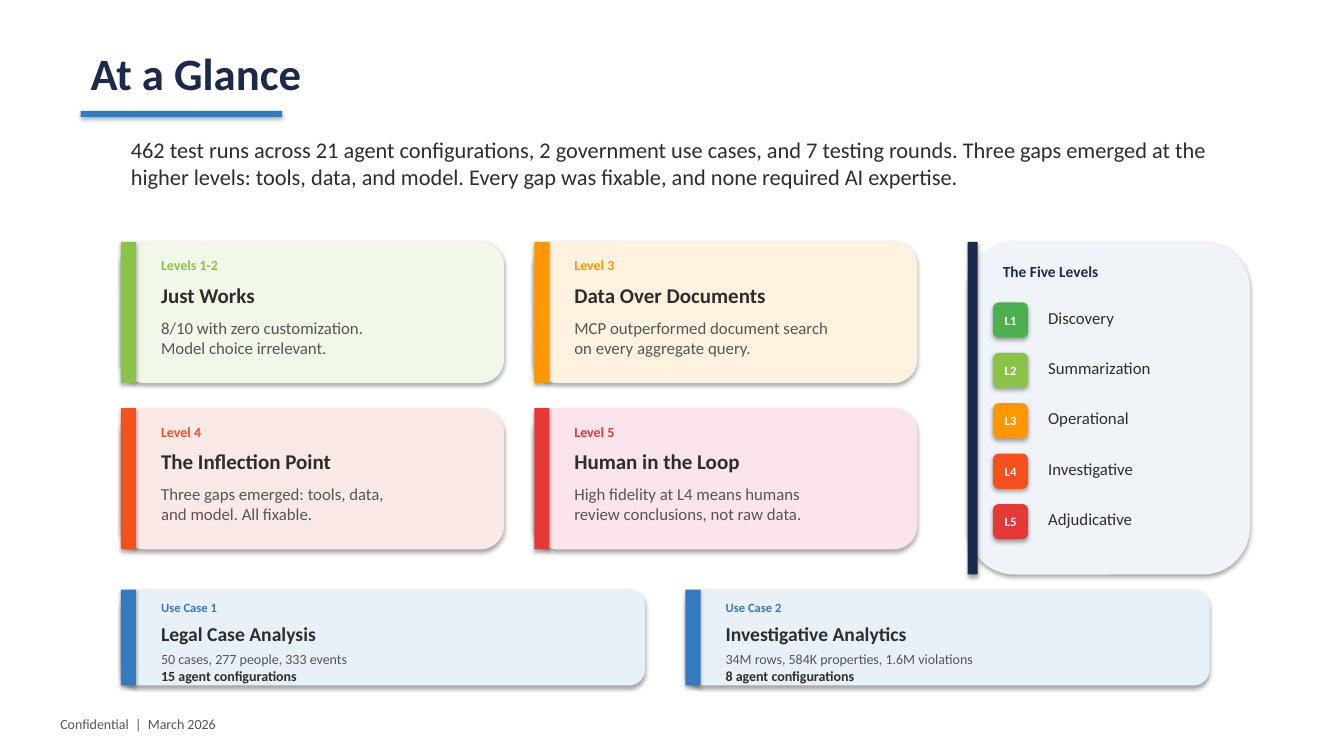
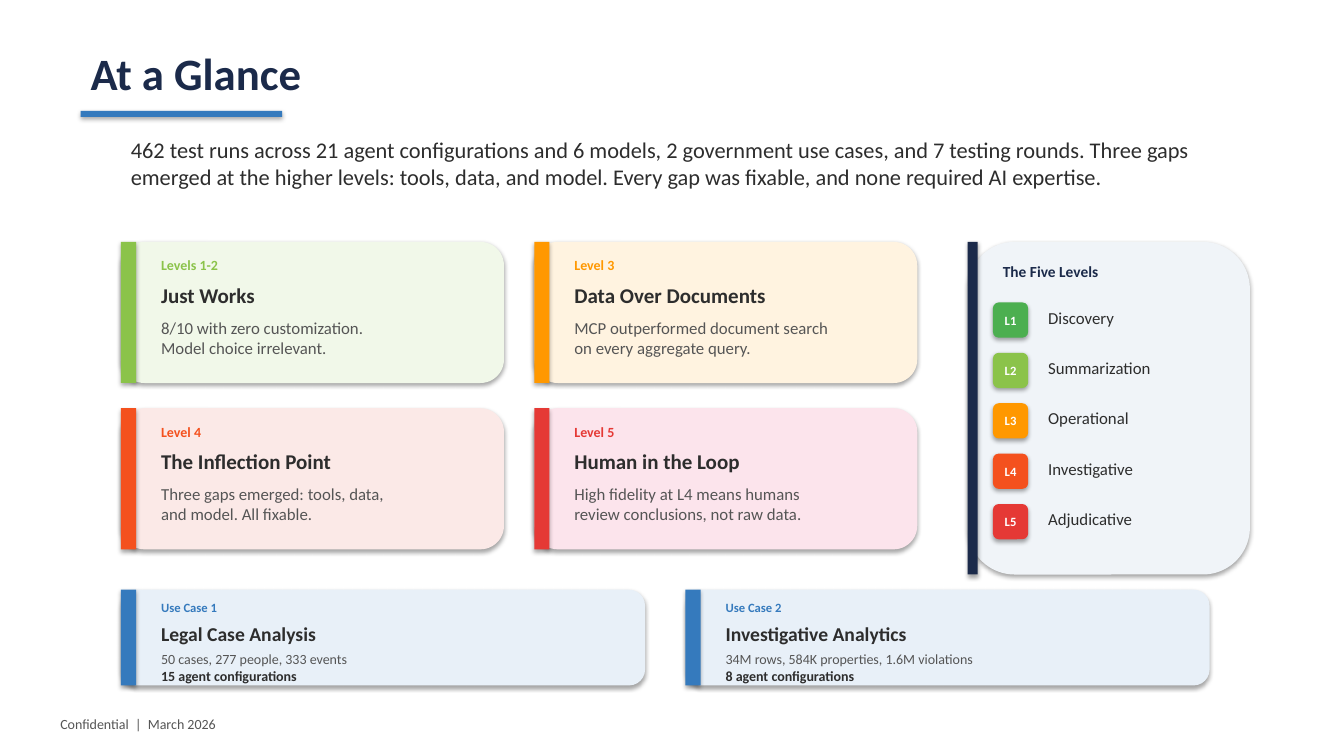
Before and after one commit to pogorman/dss-legal-case-agent, a slide deck: slide 2 of decks/agent-fidelity-spectrum.pptx. Drawn at 1344x756 pixels with LibreOffice and Linux fonts; fonts in the diff are those of the drawing. Boxes give left, top, right and bottom in pixels: in the first picture for what was removed or moved away, otherwise in the second. Text is boxed around its words. In the diff, an @@ line names an element or a change of style, - is before the commit and + after.

```diff
--- a/decks/agent-fidelity-spectrum.pptx
+++ b/decks/agent-fidelity-spectrum.pptx
@@ text at <box>131,142,1188,189</box>: text changed @@
-462 test runs across 21 agent configurations, 2 government use cases, and 7 testing rounds. Three gaps emerged at the higher levels: tools, data, and model. Every gap was fixable, and none required AI expertise.
+462 test runs across 21 agent configurations and 6 models, 2 government use cases, and 7 testing rounds. Three gaps emerged at the higher levels: tools, data, and model. Every gap was fixable, and none required AI expertise.
```
Also in this commit, not shown: 4 other slides changed, 16 other files.
